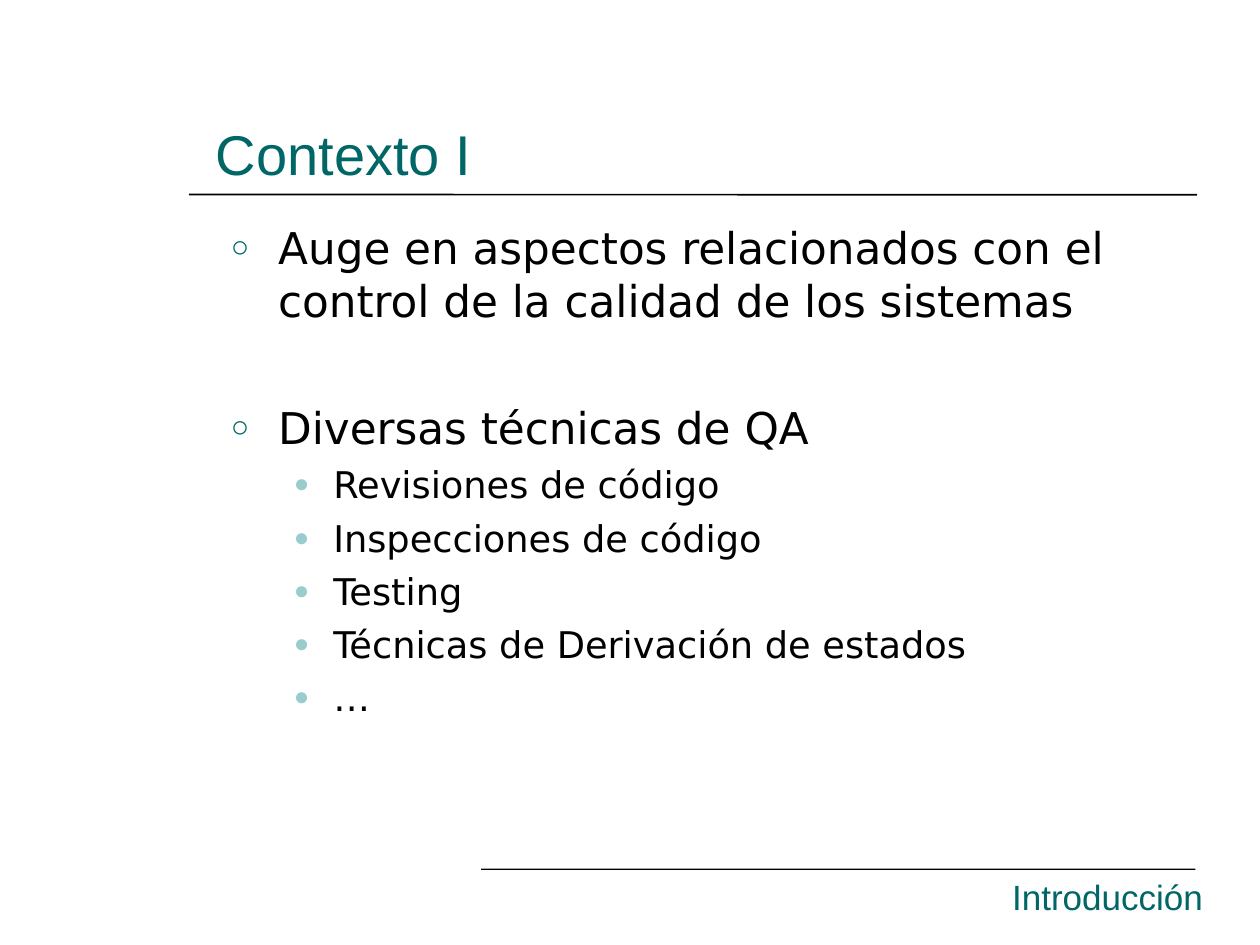
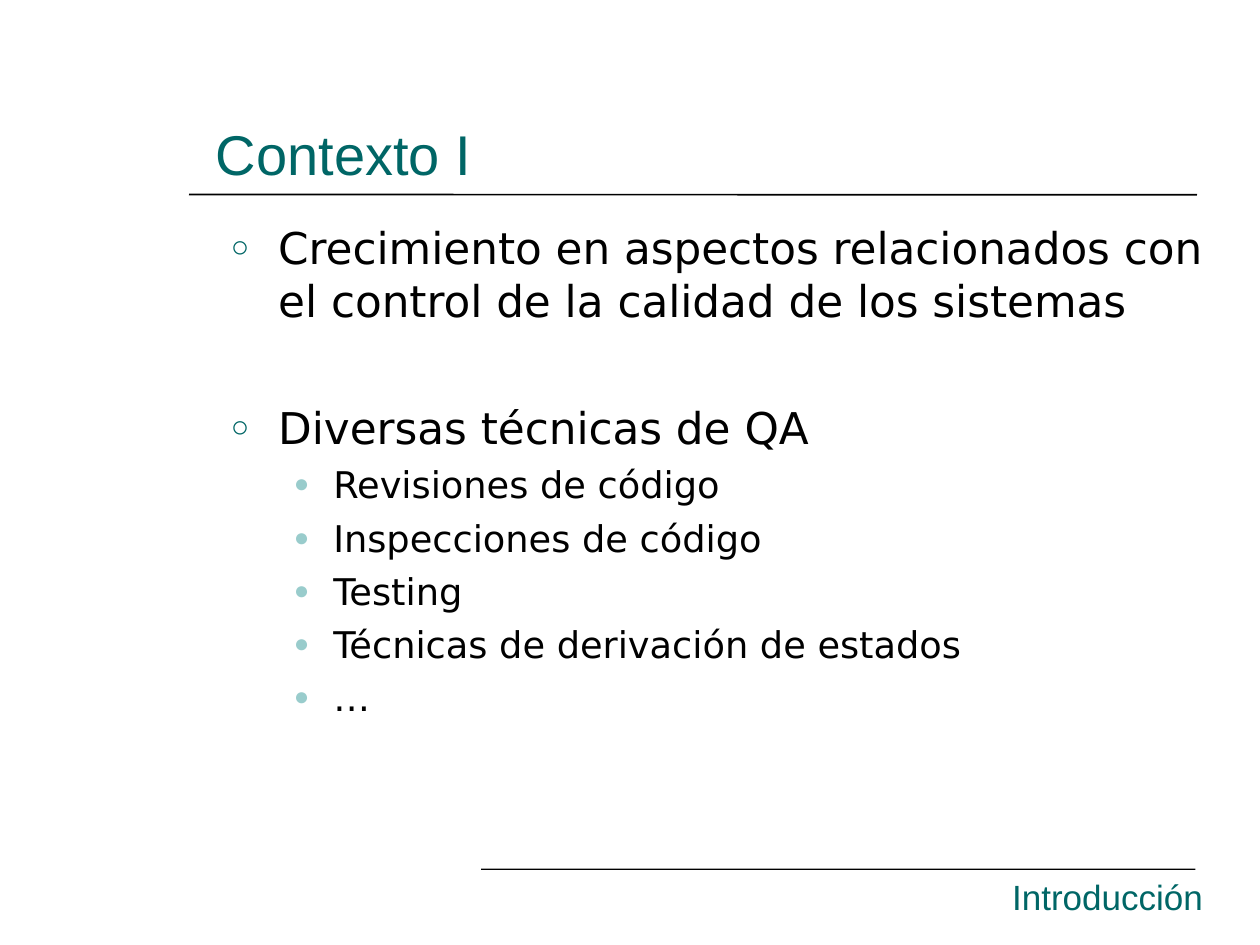
Before and after one commit to hugomelendez/tesis-jpf-2006, a slide deck: slide 4 of tesis-doc/Presentación.ppt. Drawn at 1260x945 pixels with LibreOffice and Linux fonts; fonts in the diff are those of the drawing. Boxes give left, top, right and bottom in pixels: in the first picture for what was removed or moved away, otherwise in the second. Text is boxed around its words. In the diff, an @@ line names an element or a change of style, - is before the commit and + after.

```diff
--- a/tesis-doc/Presentación.ppt
+++ b/tesis-doc/Presentación.ppt
@@ text at box(278, 230, 1202, 318): text changed @@
-○ Auge en aspectos relacionados con el control de la calidad de los sistemas
+○ Crecimiento en aspectos relacionados con el control de la calidad de los sistemas
@@ text at box(333, 628, 961, 659): text changed @@
-  ● Técnicas de Derivación de estados
+  ● Técnicas de derivación de estados
```
Also in this commit, not shown: 12 other slides changed.
